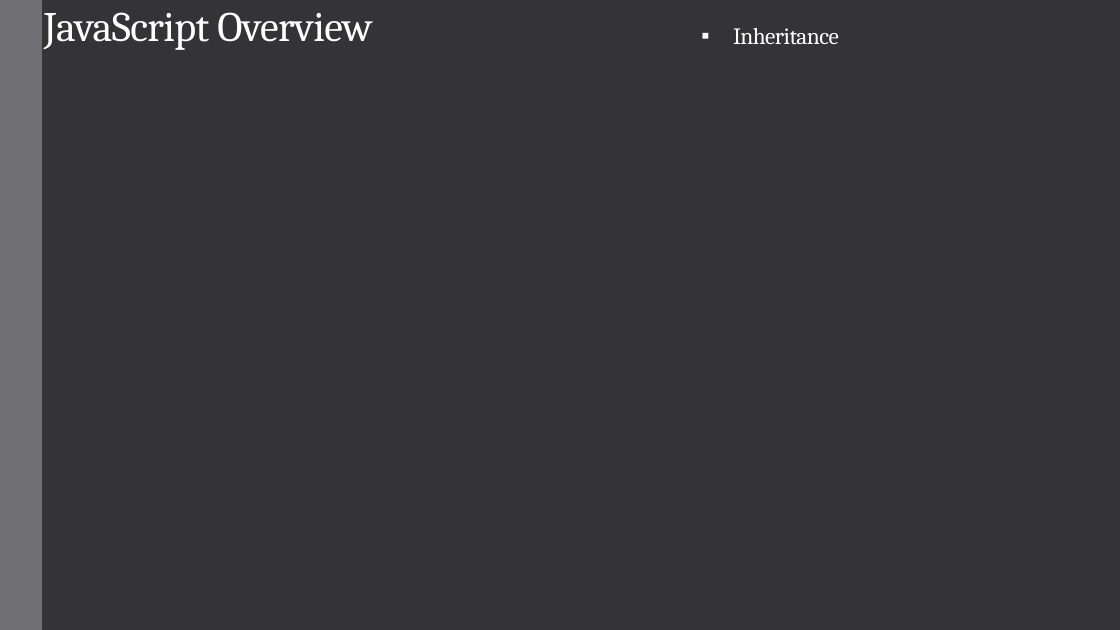
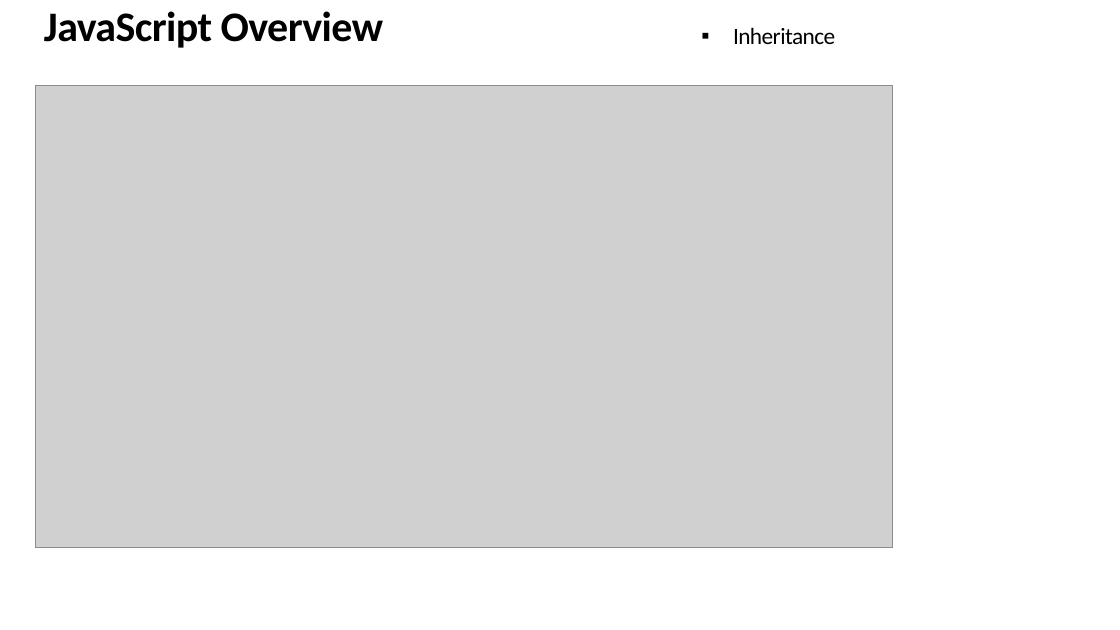
Before and after one commit to srdjan/workshop-functional-js, a slide deck: slide 10 of Functional-javascript.pptx (slide 6 before the commit). Drawn at 1120x630 pixels with LibreOffice and Linux fonts; fonts in the diff are those of the drawing; grey boxes stand for pictures. Boxes give left, top, right and bottom in pixels: in the first picture for what was removed or moved away, otherwise in the second. Text is boxed around its words. In the diff, an @@ line names an element or a change of style, - is before the commit and + after.

```diff
--- a/Functional-javascript.pptx
+++ b/Functional-javascript.pptx
@@ background #353537 to #FFFFFF @@
@@ rectangle removed at bbox=[0, 0, 42, 630] @@
@@ text "JavaScript Overview" at bbox=[44, 11, 384, 48]: font Cambria to Calibri, text colour #FFFFFF to #000000, bold on @@
@@ text "Inheritance" at bbox=[733, 27, 835, 44]: font Cambria to Calibri, text colour #FFFFFF to #000000 @@
@@ picture added at bbox=[35, 86, 892, 548] @@
```
Also in this commit, not shown: 7 other slides changed, 34 slides added, 1 slide removed, 3 other files.
